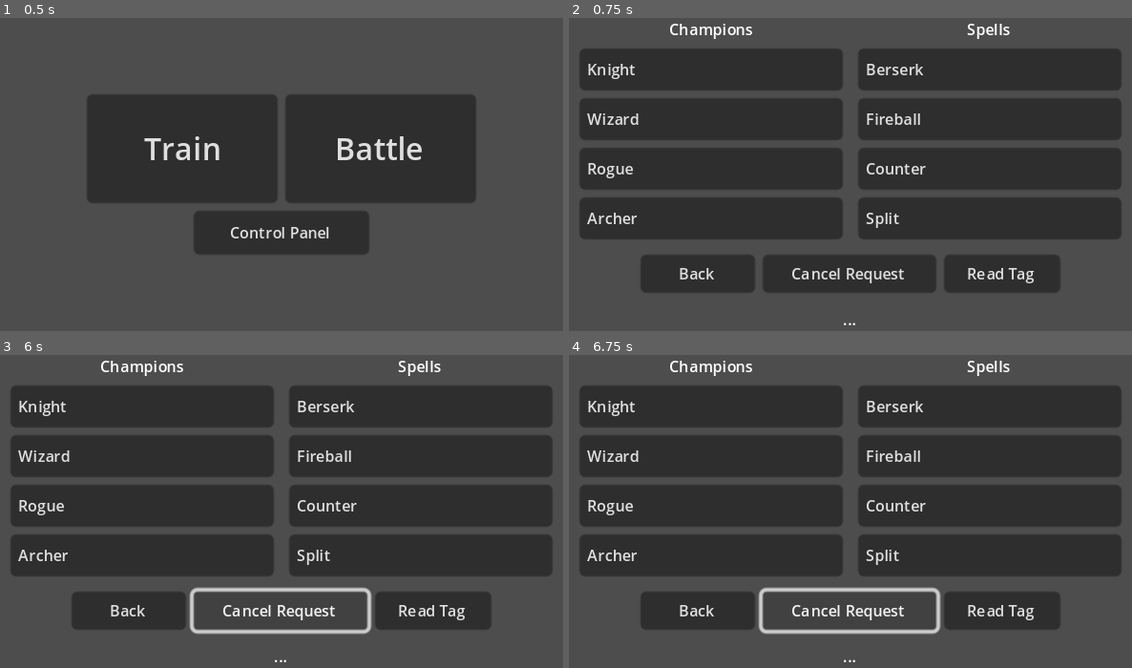
Above: before the commit, frames 1-4 (two rows, left to right).
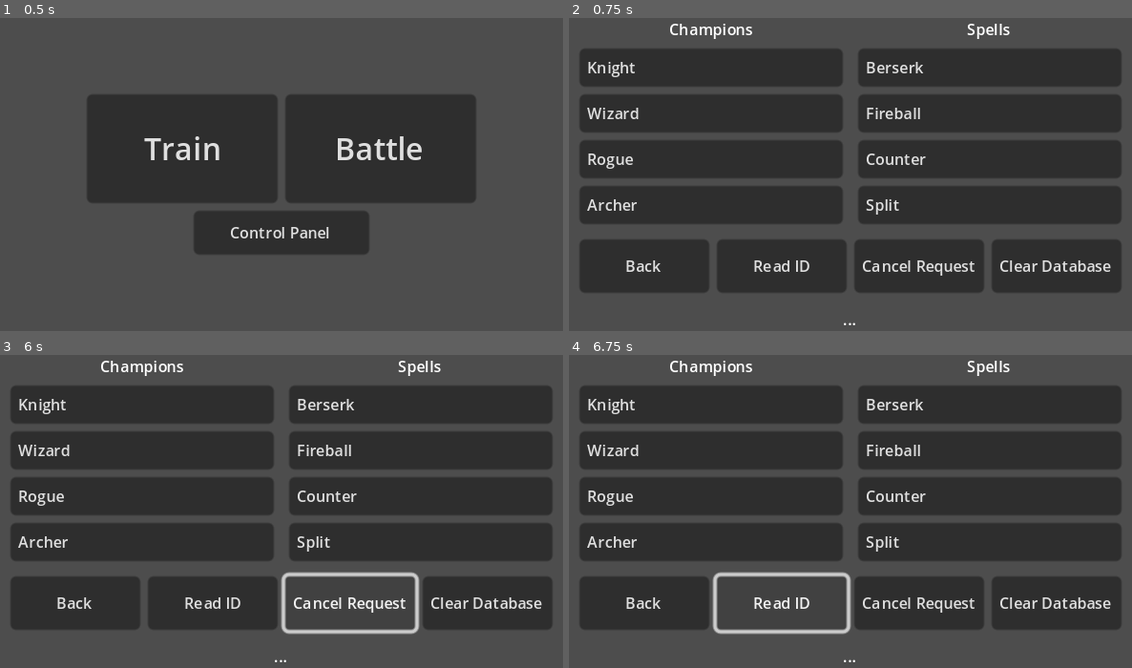
Above: after the commit, the same moments.

Repository: PixelPorridge/MakerLabGame
Game: Godot game, scene res://Scenes/Menu/Menu.tscn
The game is run twice, just before and just after one commit, with the same random seed, the same clock (stepped at 60 frames per second) and the same inputs.
Inputs (mouse positions are in pixels of both pictures, inside the frame that each line leads up to):
- Up to frame 1 (0.5 s): no input
- Up to frame 2 (0.75 s): click "Control Panel" at 0.5 s
- Up to frame 3 (6 s): click "Back" at 1.25 s; click "Train" at 2 s; click "Battle" at 2.75 s; click "Train" at 3.5 s; click "Battle" at 4.25 s; click "Control Panel" at 5 s; click "Cancel Request" at 5.75 s
- Up to frame 4 (6.75 s): click (782, 602) at 6.5 s, where only the run after the commit has a clickable "Read ID"

Frame 1 is identical in both runs. In frame 2, 22% of the frame differs, in the area x 2-98%, y 14-88%; in frame 3, 23%, in the area x 2-98%, y 14-90%; in frame 4, 23%.

Commit message:
Added button to clear database

Diff:
--- a/Scenes/Options/ControlPanel.gd
+++ b/Scenes/Options/ControlPanel.gd
@@ -109,6 +109,11 @@
 	get_tree().change_scene_to_file("res://Scenes/Menu/Menu.tscn")
 
 
+func _on_read_id_pressed():
+	if not request_node.get_http_client_status():
+		request_node.request(Server.URL + "/read-id")
+
+
 func _on_cancel_request_pressed():
 	if request_node.get_http_client_status():
 		request_node.cancel_request()
@@ -116,6 +121,6 @@
 		result_node.add_theme_color_override("font_color", Color.RED)
 
 
-func _on_read_tag_pressed():
+func _on_clear_database_pressed():
 	if not request_node.get_http_client_status():
-		request_node.request(Server.URL + "/read-tag")
+		request_node.request(Server.URL + "/clear-database")
--- a/Scenes/Options/ControlPanel.tscn
+++ b/Scenes/Options/ControlPanel.tscn
@@ -110,37 +110,37 @@
 text = "Split"
 alignment = 0
 
-[node name="MarginContainer" type="MarginContainer" parent="MarginContainer/VBoxContainer"]
-layout_mode = 2
-size_flags_horizontal = 3
-theme_override_constants/margin_left = 32
-theme_override_constants/margin_right = 32
-
-[node name="HBoxContainer" type="HBoxContainer" parent="MarginContainer/VBoxContainer/MarginContainer"]
+[node name="HBoxContainer2" type="HBoxContainer" parent="MarginContainer/VBoxContainer"]
 layout_mode = 2
 size_flags_vertical = 3
 theme_override_constants/separation = 4
 
-[node name="Back" type="Button" parent="MarginContainer/VBoxContainer/MarginContainer/HBoxContainer"]
+[node name="Back" type="Button" parent="MarginContainer/VBoxContainer/HBoxContainer2"]
 layout_mode = 2
 size_flags_horizontal = 3
 size_flags_vertical = 3
 theme_override_font_sizes/font_size = 8
 text = "Back"
 
-[node name="CancelRequest" type="Button" parent="MarginContainer/VBoxContainer/MarginContainer/HBoxContainer"]
-layout_mode = 2
-size_flags_horizontal = 3
-size_flags_stretch_ratio = 1.5
-theme_override_font_sizes/font_size = 8
-text = "Cancel Request"
-
-[node name="ReadTag" type="Button" parent="MarginContainer/VBoxContainer/MarginContainer/HBoxContainer"]
+[node name="ReadID" type="Button" parent="MarginContainer/VBoxContainer/HBoxContainer2"]
 layout_mode = 2
 size_flags_horizontal = 3
 size_flags_vertical = 3
 theme_override_font_sizes/font_size = 8
-text = "Read Tag"
+text = "Read ID"
+
+[node name="CancelRequest" type="Button" parent="MarginContainer/VBoxContainer/HBoxContainer2"]
+layout_mode = 2
+size_flags_horizontal = 3
+theme_override_font_sizes/font_size = 8
+text = "Cancel Request"
+
+[node name="ClearDatabase" type="Button" parent="MarginContainer/VBoxContainer/HBoxContainer2"]
+layout_mode = 2
+size_flags_horizontal = 3
+size_flags_vertical = 3
+theme_override_font_sizes/font_size = 8
+text = "Clear Database"
 
 [node name="Result" type="Label" parent="MarginContainer/VBoxContainer"]
 layout_mode = 2
@@ -159,6 +159,7 @@
 [connection signal="pressed" from="MarginContainer/VBoxContainer/HBoxContainer/VBoxContainer2/Fireball" to="." method="_on_fireball_pressed"]
 [connection signal="pressed" from="MarginContainer/VBoxContainer/HBoxContainer/VBoxContainer2/Counter" to="." method="_on_counter_pressed"]
 [connection signal="pressed" from="MarginContainer/VBoxContainer/HBoxContainer/VBoxContainer2/Split" to="." method="_on_split_pressed"]
-[connection signal="pressed" from="MarginContainer/VBoxContainer/MarginContainer/HBoxContainer/Back" to="." method="_on_back_pressed"]
-[connection signal="pressed" from="MarginContainer/VBoxContainer/MarginContainer/HBoxContainer/CancelRequest" to="." method="_on_cancel_request_pressed"]
-[connection signal="pressed" from="MarginContainer/VBoxContainer/MarginContainer/HBoxContainer/ReadTag" to="." method="_on_read_tag_pressed"]
+[connection signal="pressed" from="MarginContainer/VBoxContainer/HBoxContainer2/Back" to="." method="_on_back_pressed"]
+[connection signal="pressed" from="MarginContainer/VBoxContainer/HBoxContainer2/ReadID" to="." method="_on_read_id_pressed"]
+[connection signal="pressed" from="MarginContainer/VBoxContainer/HBoxContainer2/CancelRequest" to="." method="_on_cancel_request_pressed"]
+[connection signal="pressed" from="MarginContainer/VBoxContainer/HBoxContainer2/ClearDatabase" to="." method="_on_clear_database_pressed"]
